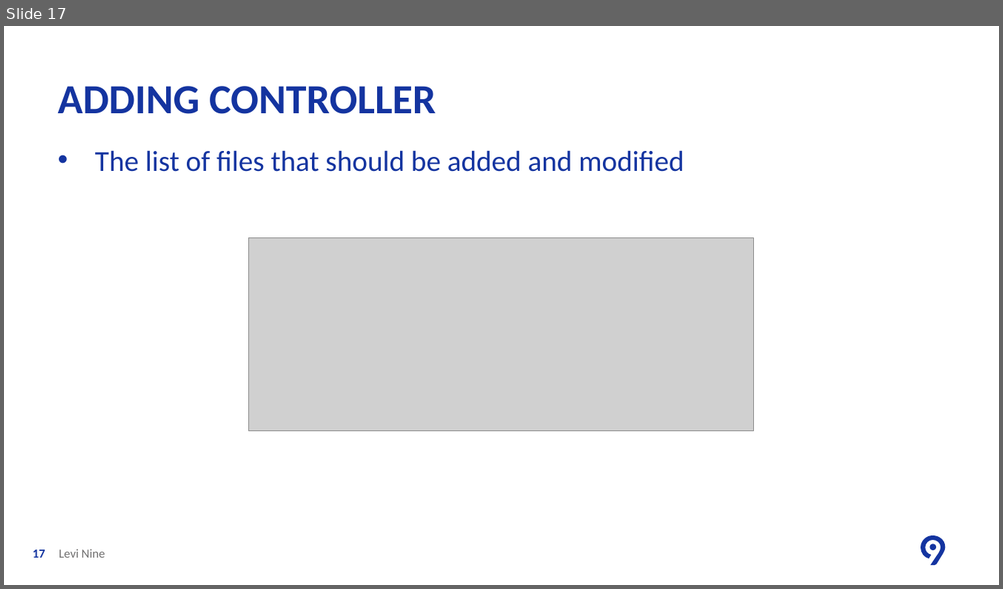
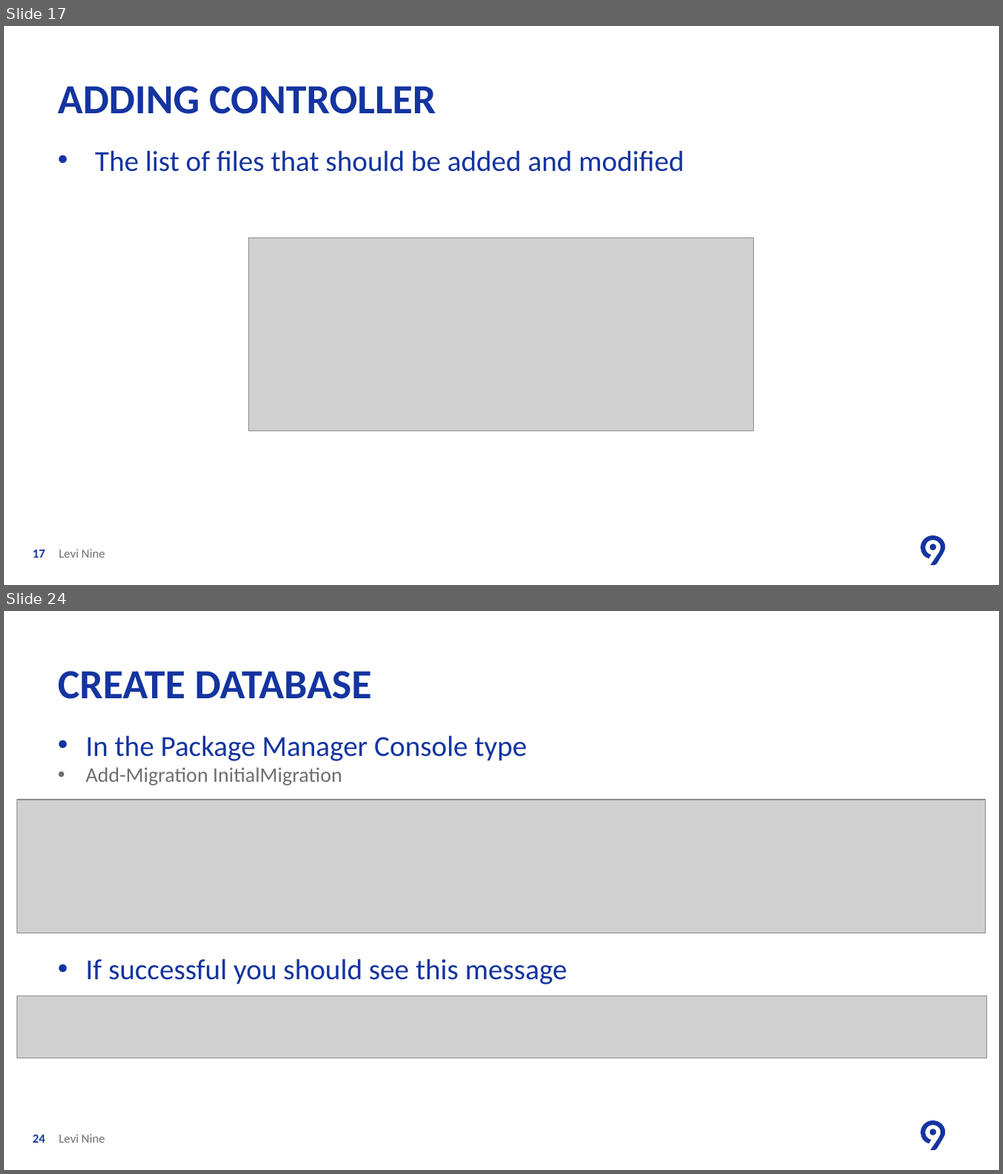
Before and after one commit to ancasturza/PracticaAC2018, a slide deck: PPT/L1/Lesson One Create Web Application.pptx. Shown one above the other, each under a label of ours: slide 17 before the commit, slides 17 and 24 after it; the slides between them are not shown. The pictures are 1003x589 and 1003x1174 pixels, drawn with LibreOffice and Linux fonts; fonts in the diff are those of the drawing; grey boxes stand for pictures; background and template pictures are left out. Boxes give left, top, right and bottom in pixels: in the first picture for what was removed or moved away, otherwise in the second. Text is boxed around its words. In the diff, an @@ line names an element or a change of style, - is before the commit and + after.

Commit message:
Added the migration and finished the presentation

```diff
--- a/PPT/L1/Lesson One Create Web Application.pptx
+++ b/PPT/L1/Lesson One Create Web Application.pptx
@@ slide 24 added at bbox=[4, 611, 999, 1170], background #FFFFFF; not listed: 2 template elements that a slide beside it also shows @@
@@ title added at bbox=[58, 671, 372, 699], 40 pt, text #1434A0, bold @@
+CREATE DATABASE
@@ text added at bbox=[85, 735, 567, 985], 28 pt, text #1434A0 @@
+• In the Package Manager Console type
+  • Add-Migration InitialMigration
+• If successful you should see this message
@@ picture added at bbox=[17, 800, 985, 934] @@
@@ picture added at bbox=[17, 996, 987, 1058] @@
@@ page number added at bbox=[33, 1135, 45, 1143], 12 pt, text #1434A0, bold @@
+24
@@ text added at bbox=[59, 1134, 105, 1143], 12 pt, text #706F6F @@
+Levi Nine
```
Also in this commit, not shown: 1 slide changed, 11 other slides added, 4 other files.
